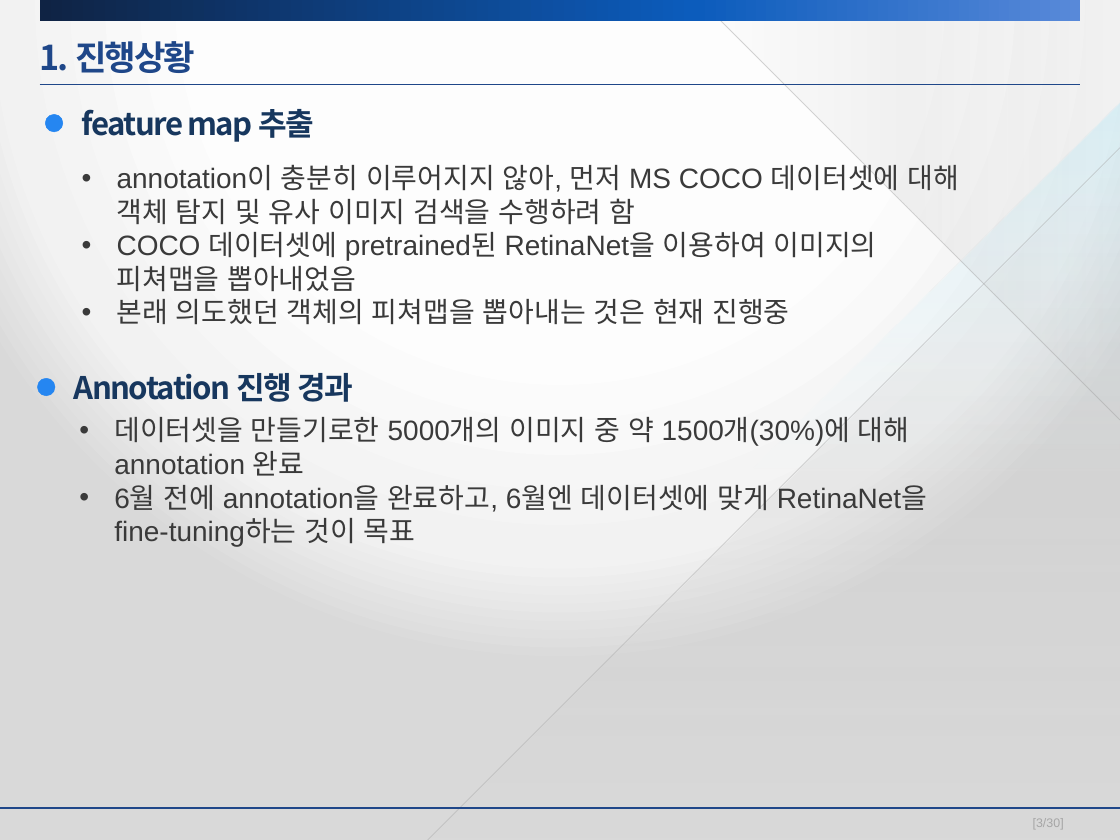
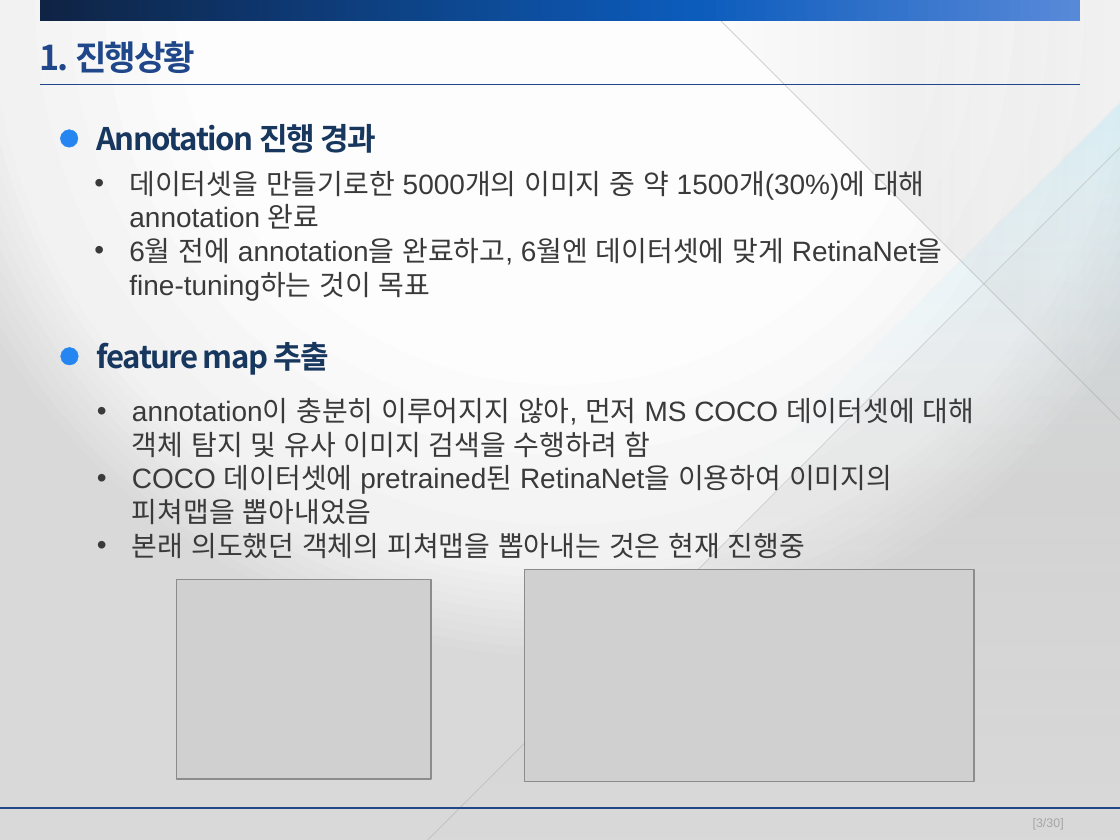
Before and after one commit to SeungMinSong2929/2021-1-CECD3-four-elSe-1, a slide deck: slide 3 of 발표자료/발표 피피티/11주차_발표피피티_four_elSe ver1.1.pptx. Drawn at 1120x840 pixels with LibreOffice and Linux fonts; fonts in the diff are those of the drawing; grey boxes stand for pictures; background and template pictures are left out. Boxes give left, top, right and bottom in pixels: in the first picture for what was removed or moved away, otherwise in the second. Text is boxed around its words. In the diff, an @@ line names an element or a change of style, - is before the commit and + after.

```diff
--- a/발표자료/발표 피피티/11주차_발표피피티_four_elSe ver1.1.pptx
+++ b/발표자료/발표 피피티/11주차_발표피피티_four_elSe ver1.1.pptx
@@ text "Annotation 진행 경과": place and size @@
-text "Annotation 진행 경과" at <box>74,373,354,402</box>
+text "Annotation 진행 경과" at <box>97,124,377,153</box>
@@ ellipse: place and size @@
-ellipse at <box>37,379,55,396</box>
+ellipse at <box>60,130,78,148</box>
@@ text "데이터셋을 만들기로한 5000개의 이미지 중 ...": place and size @@
-text "데이터셋을 만들기로한 5000개의 이미지 중 ..." at <box>114,417,927,546</box>
+text "데이터셋을 만들기로한 5000개의 이미지 중 ..." at <box>129,171,942,300</box>
@@ 2 texts, 1 ellipse: place and size @@
-2 texts, 1 ellipse at <box>45,109,959,325</box>
+2 texts, 1 ellipse at <box>60,342,975,559</box>
@@ picture added at <box>524,569,974,782</box> @@
@@ picture added at <box>177,579,431,778</box> @@
```
Also in this commit, not shown: 3 other slides changed.
